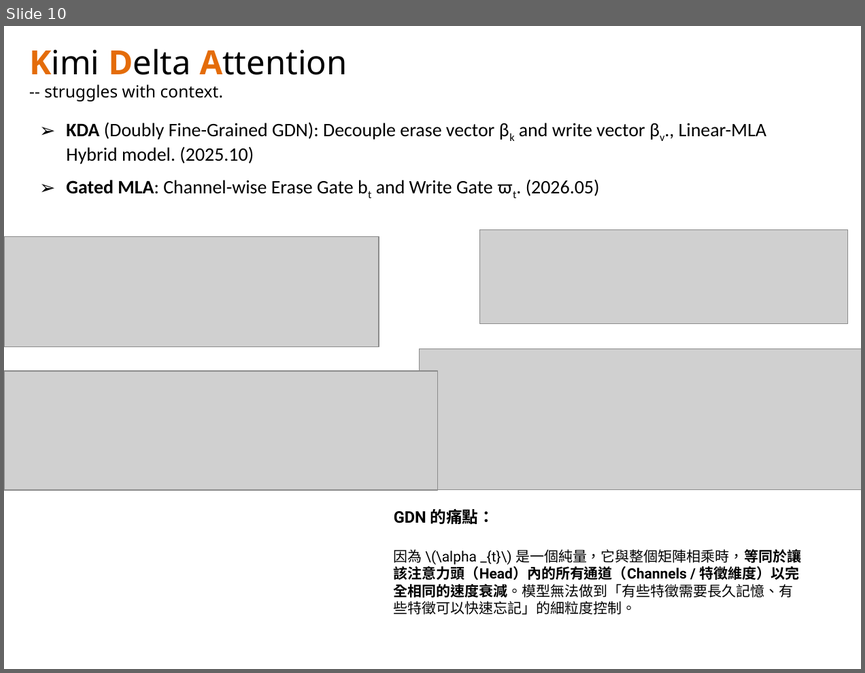
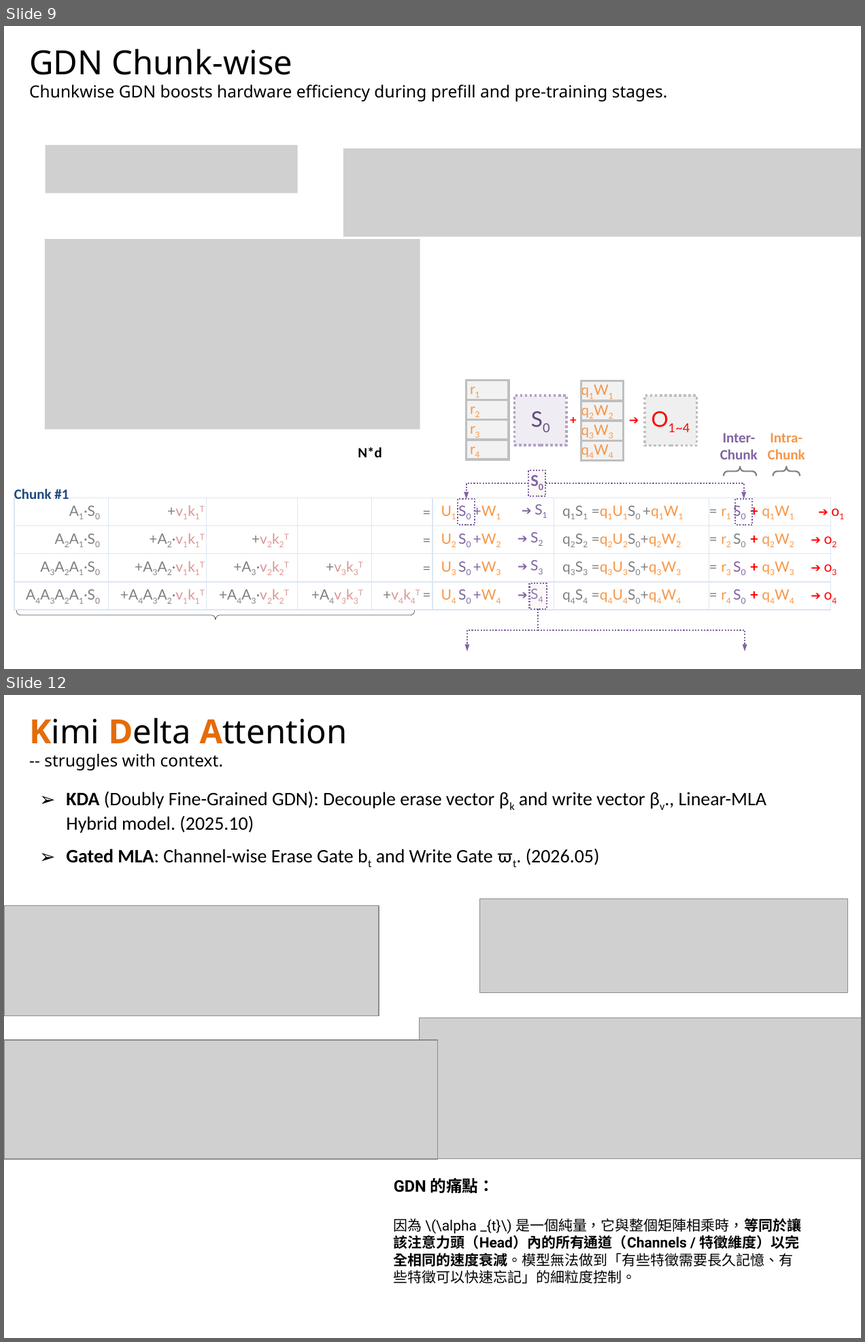
Before and after one commit to navibator/crazy-ai, a slide deck: temp.pptx. Shown one above the other, each under a label of ours: slide 10 before the commit, slides 9 and 12 after it; the slides between them are not shown. The pictures are 865x673 and 865x1342 pixels, drawn with LibreOffice and Linux fonts; fonts in the diff are those of the drawing; grey boxes stand for pictures. Boxes give left, top, right and bottom in pixels: in the first picture for what was removed or moved away, otherwise in the second. Text is boxed around its words. In the diff, an @@ line names an element or a change of style, - is before the commit and + after.

```diff
--- a/temp.pptx
+++ b/temp.pptx
@@ slide 9 added at (4,26,861,669), background #FFFFFF @@
@@ text added at (29,48,668,101), 14 pt, text #000000 @@
+GDN Chunk-wise
+Chunkwise GDN boosts hardware efficiency during prefill and pre-training stages.
@@ picture added at (45,145,297,193) @@
@@ picture added at (343,148,861,237) @@
@@ picture added at (45,240,420,429) @@
@@ table added at (466,380,508,461), 4 rows, 1 columns @@
+r1
+r2
+r3
+r4
@@ table added at (581,381,623,463), 4 rows, 1 columns @@
+q1W1
+q2W2
+q3W3
+q4W4
@@ rectangle added at (515,395,567,445), fill #E6E0EC at 60% opacity, outline #B3A2C7 2 pt dashed, 18 pt, text #604A7B @@
+S0
@@ text added at (564,408,581,431), 10 pt, text #FF0000, bold @@
++
@@ text added at (626,408,643,431), 10 pt, text #FF0000 @@
+➔
@@ rectangle added at (644,395,696,445), fill #D9D9D9 at 40% opacity, outline #BFBFBF 2 pt dashed, 18 pt, text #FF0000 @@
+O1~4
@@ text added at (720,433,757,459), 12 pt, text #8064A2, bold @@
+Inter-
+Chunk
@@ text added at (768,433,805,459), 12 pt, text #F79646, bold @@
+Intra-
+Chunk
@@ text added at (358,447,381,457), 12 pt, text #000000, bold @@
+N*d
@@ rectangle added at (528,471,545,497), fill #F2DCDB at 20% opacity, outline #8064A2 1.25 pt dashed, 14 pt, text #8064A2, bold @@
+S0
@@ left brace added at (723,466,756,475), outline #808080 1.25 pt @@
@@ left brace added at (772,467,799,476), outline #808080 1.25 pt @@
@@ text added at (14,488,69,499), 12 pt, text #1F497D, bold @@
+Chunk #1
@@ elbow arrow added from (528, 484) to (466, 499), #8064A2 1.25 pt dashed @@
@@ elbow arrow added from (545, 484) to (743, 499), #8064A2 1.25 pt dashed @@
@@ table added at (14,497,831,609), 4 rows, 8 columns @@
+A1·S0 | +v1k1T |  |  | = | U1 S0 +W1 | q1S1 =q1U1S0 +q1W1 | = r1 S0 + q1W1
+A2A1·S0 | +A2·v1k1T | +v2k2T |  | = | U2 S0 +W2 | q2S2 =q2U2S0+q2W2 | = r2 S0 + q2W2
+A3A2A1·S0 | +A3A2·v1k1T | +A3·v2k2T | +v3k3T | = | U3 S0 +W3 | q3S3 =q3U3S0+q3W3 | = r3 S0 + q3W3
+A4A3A2A1·S0 | +A4A3A2·v1k1T | +A4A3·v2k2T | +A4v3k3T | +v4k4T = | U4 S0 +W4 | q4S4 =q4U4S0+q4W4 | = r4 S0 + q4W4
@@ rectangle added at (458,499,475,524), outline #8064A2 1.25 pt dashed @@
@@ table added at (513,497,547,609), 4 rows, 1 columns @@
+➔ S1
+➔ S2
+➔ S3
+➔ S4
@@ rectangle added at (735,499,752,524), outline #8064A2 1.25 pt dashed @@
@@ table added at (804,497,844,609), 4 rows, 1 columns @@
+➔ o1
+➔ o2
+➔ o3
+➔ o4
@@ rectangle added at (529,583,547,609), fill #F2DCDB at 20% opacity, outline #8064A2 1.25 pt dashed @@
@@ left brace added at (16,610,415,620), outline #000000 0.25 pt @@
@@ elbow arrow added from (538, 609) to (466, 651), #8064A2 1.25 pt dashed @@
@@ elbow arrow added from (538, 609) to (745, 651), #8064A2 1.25 pt dashed @@
@@ what was slide 10 is now slide 12 @@
```
Also in this commit, not shown: 5 slides changed, 1 other slide added.
